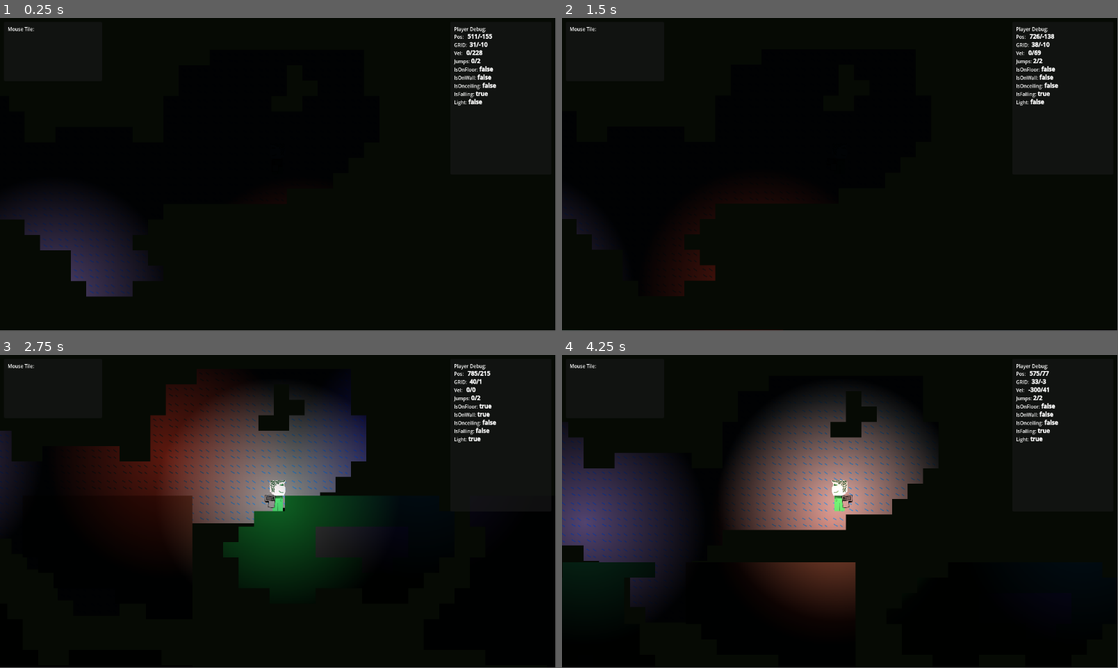
Above: before the commit, frames 1-4 (two rows, left to right).
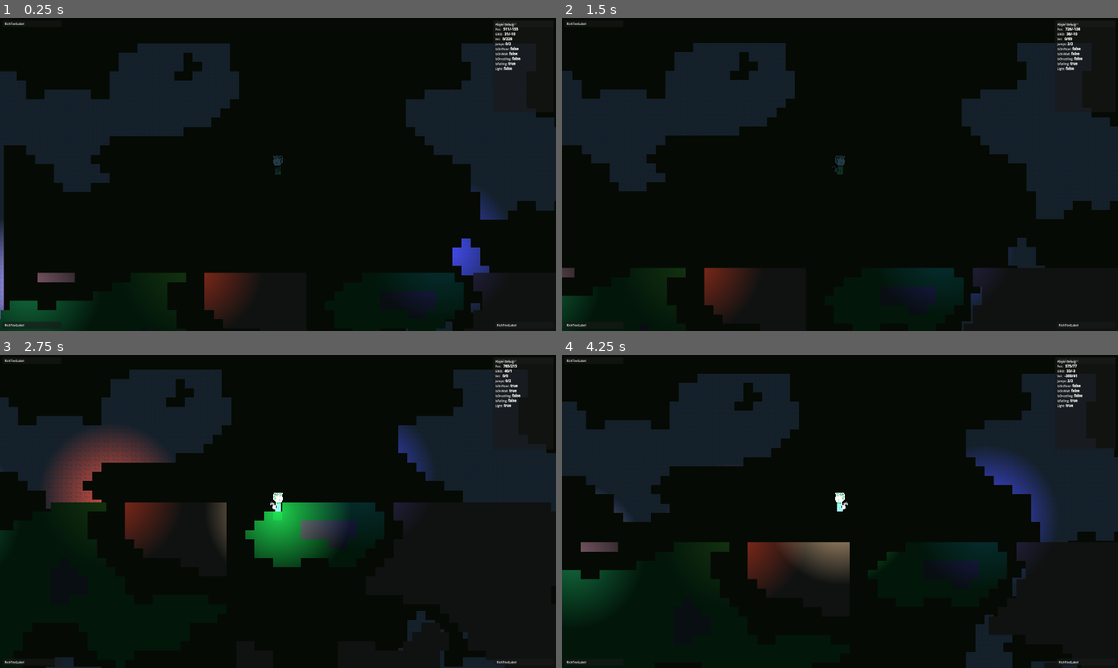
Above: after the commit, the same moments.

Repository: revooms/galant
Game: Godot game, scene res://scenes/main.tscn
Two runs of this game, one before a commit and one after it. Both use one fixed random seed, a clock stepped at 60 frames per second and the inputs below.
Inputs (mouse positions are in pixels of both pictures, inside the frame that each line leads up to):
- Up to frame 1 (0.25 s): no input
- Up to frame 2 (1.5 s): tap Enter (ui_accept) at 0.5 s; move the mouse to (962, 158) at 0.52 s; hold D (right) 0.53-1.25 s; hold Right mouse button (secondary_action) 0.53-1.25 s; tap Ctrl (crouch) at 0.6 s; click (962, 158) at 0.67 s; tap Space (jump) at 0.77, 1.07 s; drag from (728, 190) to (812, 237) at 1.27 s
- Up to frame 3 (2.75 s): move the mouse to (333, 442) at 2.02 s; hold D (right) from 2.03 s (still down); tap Shift (sprint) at 2.1 s; click (333, 442) at 2.17 s; tap L (toggle_light) at 2.3 s
- Up to frame 4 (4.25 s): release D (right) at 2.75 s; tap Enter (ui_accept) at 2.75, 3.5 s; drag from (812, 574) to (673, 464) at 2.77 s; move the mouse to (1006, 558) at 3.52 s; hold A (left) from 3.53 s (still down); tap Space (jump) at 3.6, 3.77, 4.07 s; click (1006, 558) at 3.67 s; tap Ctrl (crouch) at 3.8 s
In our replay, the window is 799x449 before the commit and 800x450 after it. These sizes can differ from the game's own. Grey fills any space a smaller window leaves; there, only what the larger window draws over its background counts as a difference.

The runs differ from the first frame. In frame 1, 24% of the frame differs, in the area x 0-100%, y 1-100%; in frame 2, 20%; in frame 3, 31%; in frame 4, 35%.

Commit message:
Add AudioManager

Diff:
--- a/prefabs/flicker_light/flicker_light.gd
+++ b/prefabs/flicker_light/flicker_light.gd
@@ -2,26 +2,44 @@
 extends Node
 
 @export var color: Color = Color.WHITE_SMOKE
+# @export var use_shadow: bool = false
+@export var texture_scale: float = 1.0
+@export_range(0.25, 3.0) var intensity: float = 0.7
+
+@export_group("Flicker")
 @export var frequency: float = 1.5
-@export var use_shadow: bool = false
-@export_range(0.5, 4.0) var intensity: float = 2.0
+@export var curve: Curve
 
-func _set_shadow(state: bool) -> void:
-	use_shadow = state
-	self.get_child(0).shadow_enabled = use_shadow
+# func _set_shadow(state: bool) -> void:
+# 	use_shadow = state
+# 	self.get_child(0).shadow_enabled = use_shadow
 
 func _set_color(newcolor: Color):
 	color = newcolor
 	self.get_child(0).color = color
+	self.get_child(1).color = color
 
 func _set_intensity(newintensity: float) -> void:
 	intensity = newintensity
 	self.get_child(0).energy = intensity
+	# self.get_child(1).energy = intensity
+
+func _set_scale(newscale: float) -> void:
+	texture_scale = newscale
+	self.get_child(0).texture_scale = texture_scale
+	self.get_child(1).texture_scale = texture_scale
 
 func _ready() -> void:
 	_set_color(color)
-	_set_shadow(use_shadow)
+	# _set_shadow(use_shadow)
 
+func enable() -> void:
+	for ch in get_children():
+		ch.enabled = true
+
+func disable() -> void:
+	for ch in get_children():
+		ch.enabled = false
 
 func _process(_delta):
 	# wird nur im Editor ausgeführt, wenn sich etwas ändert
@@ -29,17 +47,22 @@
 		_check_for_changes()
 
 var __last_color := color
-var __last_shadow := use_shadow
+# var __last_shadow := use_shadow
 var __last_intensity: float = intensity
+var __last_scale: float = texture_scale
 
 func _check_for_changes():
+	if texture_scale != __last_scale:
+		__last_scale = texture_scale
+		_set_scale(__last_scale)
+
 	if intensity != __last_intensity:
 		__last_intensity = intensity
 		_set_intensity(__last_intensity)
 
-	if use_shadow != __last_shadow:
-		__last_shadow = use_shadow
-		_set_shadow(__last_shadow)
+	# if use_shadow != __last_shadow:
+	# 	__last_shadow = use_shadow
+	# 	_set_shadow(__last_shadow)
 
 	if color != __last_color:
 		__last_color = color
--- a/prefabs/flicker_light/flicker_light.tscn
+++ b/prefabs/flicker_light/flicker_light.tscn
@@ -1,11 +1,27 @@
-[gd_scene load_steps=3 format=3 uid="uid://dn6g7hngkyjj3"]
+[gd_scene load_steps=4 format=3 uid="uid://dn6g7hngkyjj3"]
 
 [ext_resource type="Script" uid="uid://bnmjogoptgsj0" path="res://prefabs/flicker_light/flicker_light.gd" id="1_ncwxn"]
 [ext_resource type="Texture2D" uid="uid://2dl5ar0et6xa" path="res://assets/textures/lights/2d_lights_and_shadows_neutral_point_light.webp" id="1_xkp44"]
 
+[sub_resource type="Curve" id="Curve_ncwxn"]
+_data = [Vector2(0.00566573, 0.958244), 0.0, 0.0, 0, 0, Vector2(0.886686, 0.0807351), 0.0, 0.0, 0, 0]
+point_count = 2
+
 [node name="FlickerLight" type="Node2D"]
 script = ExtResource("1_ncwxn")
+texture_scale = 2.0
+intensity = 2.0
+curve = SubResource("Curve_ncwxn")
 
 [node name="PointLight2D" type="PointLight2D" parent="."]
+color = Color(0.960784, 0.960784, 0.960784, 1)
+energy = 2.0
 texture = ExtResource("1_xkp44")
 texture_scale = 2.0
+
+[node name="PointLight2D-Shadow" type="PointLight2D" parent="."]
+color = Color(0.960784, 0.960784, 0.960784, 1)
+energy = 0.2
+shadow_enabled = true
+texture = ExtResource("1_xkp44")
+texture_scale = 2.0
--- a/prefabs/player/player.gd
+++ b/prefabs/player/player.gd
@@ -12,7 +12,8 @@
 var number_of_jumps = 0
 var tilemap_layer_ground
 
-@onready var point_light_2d: PointLight2D = $PointLight2D
+@onready var light := $Light
+@onready var AudioManager = $"/root/Main/AudioManager"
 
 func _ready() -> void:
 	tilemap_layer_ground = get_tree().get_first_node_in_group("tilemaplayers")
@@ -21,9 +22,11 @@
 func setLight(state: bool) -> void:
 	is_light_on = state
 	if is_light_on == true:
-		point_light_2d.enabled = true
+		AudioManager.play_sound('player_flashlight', "res://assets/audio/fx/flashlight_on.ogg")
+		light.enable()
 	else:
-		point_light_2d.enabled = false
+		AudioManager.play_sound('player_flashlight', "res://assets/audio/fx/flashlight_off.ogg")
+		light.disable()
 
 func toggleLight() -> void:
 	setLight(!is_light_on)
@@ -56,12 +59,12 @@
 	if Input.is_action_pressed("secondary_action"):
 		%PlayerBody.get_child(0).get_node("GPUParticles2D").emitting = true
 		# %PlayerBody.get_child(0).get_node("AudioStreamPlayer2D").emitting = true
-		%PlayerBody.get_child(0).get_node("PointLight2D").enabled = true
+		%PlayerBody.get_child(0).get_node("Light").enable()
 		velocity.y = lerpf(velocity.y, JETPACK_VELOCITY, delta * 0.001 + 0.2)
 	else:
 		%PlayerBody.get_child(0).get_node("GPUParticles2D").emitting = false
 		# %PlayerBody.get_child(0).get_node("AudioStreamPlayer2D").emitting = false
-		%PlayerBody.get_child(0).get_node("PointLight2D").enabled = false
+		%PlayerBody.get_child(0).get_node("Light").disable()
 
 	# Handle light
 	if Input.is_action_just_pressed("toggle_light"):
--- a/prefabs/player/player.tscn
+++ b/prefabs/player/player.tscn
@@ -1,9 +1,9 @@
 [gd_scene load_steps=12 format=3 uid="uid://sc101os57jc1"]
 
 [ext_resource type="Script" uid="uid://ddxoknrqnjpen" path="res://prefabs/player/player.gd" id="1_8afob"]
+[ext_resource type="PackedScene" uid="uid://dn6g7hngkyjj3" path="res://prefabs/flicker_light/flicker_light.tscn" id="3_ev8v4"]
 [ext_resource type="PackedScene" uid="uid://bnaro682gdav1" path="res://prefabs/camera2d/camera_rig.tscn" id="3_gmlin"]
 [ext_resource type="Texture2D" uid="uid://bc0cqpg1d4mme" path="res://prefabs/player/player_parts.png" id="4_binfn"]
-[ext_resource type="Texture2D" uid="uid://2dl5ar0et6xa" path="res://assets/textures/lights/2d_lights_and_shadows_neutral_point_light.webp" id="4_lvxji"]
 [ext_resource type="Texture2D" uid="uid://dmrbmmrpricsx" path="res://prefabs/player/smoke.png" id="5_klv5p"]
 [ext_resource type="Material" uid="uid://w14fo5csuhi4" path="res://prefabs/player/smoke_particles.tres" id="6_iylwk"]
 [ext_resource type="Texture2D" uid="uid://duw7b72ogcoxp" path="res://assets/textures/lights/flashlight.png" id="7_ev8v4"]
@@ -34,10 +34,7 @@
 
 [node name="CameraRig" parent="." instance=ExtResource("3_gmlin")]
 
-[node name="PointLight2D" type="PointLight2D" parent="."]
-position = Vector2(0, -24)
-texture = ExtResource("4_lvxji")
-texture_scale = 2.0
+[node name="Light" parent="." instance=ExtResource("3_ev8v4")]
 
 [node name="PlayerHead" type="Sprite2D" parent="."]
 unique_name_in_owner = true
@@ -69,11 +66,10 @@
 
 [node name="AudioStreamPlayer2D" type="AudioStreamPlayer2D" parent="PlayerBody/Jetpack"]
 
-[node name="PointLight2D" type="PointLight2D" parent="PlayerBody/Jetpack"]
-position = Vector2(28, 40)
-color = Color(0.608243, 0.301945, 0.174904, 1)
-energy = 2.0
-texture = ExtResource("4_lvxji")
+[node name="Light" parent="PlayerBody/Jetpack" instance=ExtResource("3_ev8v4")]
+position = Vector2(4, 64)
+scale = Vector2(4, 4)
+color = Color(0.584935, 0.321228, 0.179698, 1)
 
 [node name="FlashLight" type="PointLight2D" parent="PlayerBody"]
 visible = false
--- a/project.godot
+++ b/project.godot
@@ -19,6 +19,13 @@
 
 BrombeerGame="*res://addons/brombeer.Galant/autoload/game.gd"
 BrombeerEventHub="*res://addons/brombeer.Galant/autoload/eventhub.gd"
+BrombeerDebuggler="*res://addons/brombeer.Galant/autoload/debuggler.gd"
+
+[display]
+
+window/size/viewport_width=1920
+window/size/viewport_height=1080
+window/stretch/mode="viewport"
 
 [editor_plugins]
 
@@ -79,6 +86,7 @@
 toggle_light={
 "deadzone": 0.2,
 "events": [Object(InputEventKey,"resource_local_to_scene":false,"resource_name":"","device":-1,"window_id":0,"alt_press …(192 unchanged characters)…
+, Object(InputEventKey,"resource_local_to_scene":false,"resource_name":"","device":-1,"window_id":0,"alt_pressed":false,"shift_pressed":false,"ctrl_pressed":false,"meta_pressed":false,"pressed":false,"keycode":0,"physical_keycode":70,"key_label":0,"unicode":102,"location":0,"echo":false,"script":null)
 ]
 }
 
--- /dev/null
+++ b/scenes/audio_manager.gd
@@ -0,0 +1,50 @@
+extends Node
+
+# Singleton-Instanz
+@export var sound_categories: Dictionary = {}  # {"ui": ["res://sounds/ui_click.wav", ...], "environment": [...]}
+@export var category_volumes: Dictionary = {}  # {"ui": 0.5, "environment": 0.2}
+
+# AudioStreamPlayer
+var sound_player: AudioStreamPlayer = null
+
+func _ready():
+	sound_player = get_node("AudioStreamPlayer")
+	sound_player.volume_db = 0.0  # Initialisierung
+	sound_player.autoplay = false
+
+	# Beispiel: Kategorien und Volumes füllen
+	sound_categories["player_flashlight"] = ["res://assets/audio/fx/flashlight_on.ogg", "res://assets/audio/fx/flashlight_off.ogg"]
+	category_volumes["player_flashlight"] = 0.5
+	# sound_categories["environment"] = ["res://sounds/environment_wind.wav", "res://sounds/environment_rain.wav"]
+	# category_volumes["environment"] = 0.2
+
+func play_sound(category: String, sound_name: String):
+	if not is_instance_valid(sound_player):
+		return
+
+	# Überprüfe, ob die Kategorie und der Sound existieren
+	if not sound_categories.has(category) or not sound_categories[category].has(sound_name):
+		print("Sound nicht gefunden in Kategorie:", category)
+		return
+
+	# Lade den Sound
+	var sound = load(sound_name)
+	if sound is AudioStream:
+		sound_player.stream = sound
+		sound_player.volume_db = category_volumes.get(category, 0.0)  # Setze Volume
+		sound_player.play()
+	else:
+		print("Sound nicht gefunden:", sound_name)
+
+func play_random_sound(category: String):
+	if not is_instance_valid(sound_player) or not sound_categories.has(category):
+		return
+
+	var sounds = sound_categories[category]
+	if sounds.size() == 0:
+		print("Keine Sounds in Kategorie:", category)
+		return
+
+	var random_index = randi() % sounds.size()
+	var random_sound = sounds[random_index]
+	play_sound(category, random_sound)
--- a/scenes/main.gd
+++ b/scenes/main.gd
@@ -7,6 +7,7 @@
 var mouse_debug_label
 
 @export var world_scene: PackedScene
+
 @onready var black_fade_screen: ColorRect = $UI/BlackFadeScreen
 
 # Called when the node enters the scene tree for the first time.
@@ -16,20 +17,11 @@
 		get_tree().quit() # Beendet das Spiel
 
 	load_scene_async(world_scene.resource_path)
-	tilemap_layer_ground = get_tree().get_first_node_in_group("tilemaplayers")
-	mouse_debug_label = %MouseDebugLabel
 	fadeIn()
 	# await get_tree().create_timer(5).timeout
 	# fadeOut()
 	# loadScene()
 	pass
-
-func _process(_delta) -> void:
-	# Handle mouse cursor
-	if Engine.is_editor_hint():
-		return # nicht im Editor ausführen
-
-	debugMouseTile()
 
 func load_scene_async(path: String) -> void:
 	var _loader := ResourceLoader.load_threaded_request(path)
@@ -42,25 +34,6 @@
 		inst.position = world.position
 		world.add_child(inst)
 		print("Scene loaded: %s" % path)
-
-func getMouseOverTile() -> Vector2i:
-	var world_pos = get_global_mouse_position()
-	var tile_coords: Vector2i
-	if tilemap_layer_ground:
-		var local_pos = tilemap_layer_ground.to_local(world_pos)
-		tile_coords = tilemap_layer_ground.local_to_map(local_pos)
-
-	return tile_coords
-
-func debugMouseTile() -> void:
-	var mt = getMouseOverTile()
-	var msg := "Mouse Tile:"
-	if tilemap_layer_ground:
-		var tile = tilemap_layer_ground.get_cell_tile_data(mt)
-		if tile:
-			msg += "\nMouseTile: [b]%d/%d[/b]" % [mt.x, mt.y]
-			msg += "\nTileData:  [b]%s[/b]" % [str(tile)]
-		mouse_debug_label.text = msg
 
 func fadeIn() -> void:
 	# Von Alpha 1.0 → 0.0 (sichtbar → unsichtbar)
@@ -76,3 +49,33 @@
 	for i in range(0, fade_steps + 1):
 		black_fade_screen.color.a = i / fade_steps
 		await get_tree().create_timer(fade_timer).timeout
+
+func showMovementHelp() -> void:
+	var _msg = "Help: "
+	var mapname
+	var key_string
+
+	var movements: Array
+	for mode in ["up", "down", "left", "right"]:
+		key_string = Game.getInputEventKey(mode)
+		movements.append(key_string)
+
+	_msg += "Move: %s" % [",".join(movements)]
+
+	mapname = "toggle_light"
+	key_string = Game.getInputEventKey(mapname)
+	_msg += "%s: %s" % [mapname, key_string]
+
+	mapname = "jump"
+	key_string = Game.getInputEventKey(mapname)
+	_msg += "%s: %s" % [mapname, key_string]
+
+	mapname = "crouch"
+	key_string = Game.getInputEventKey(mapname)
+	_msg += "%s: %s" % [mapname, key_string]
+
+	mapname = "sprint"
+	key_string = Game.getInputEventKey(mapname)
+	_msg += "%s: %s" % [mapname, key_string]
+
+	pass
--- a/scenes/main.tscn
+++ b/scenes/main.tscn
@@ -1,8 +1,9 @@
-[gd_scene load_steps=7 format=3 uid="uid://wbgecavwkgks"]
+[gd_scene load_steps=8 format=3 uid="uid://wbgecavwkgks"]
 
 [ext_resource type="Script" uid="uid://c1nrekjj2h3gt" path="res://scenes/main.gd" id="1_o5qli"]
 [ext_resource type="PackedScene" uid="uid://cc4gjvu4yf2g2" path="res://world/playground.tscn" id="1_sugp2"]
 [ext_resource type="Script" uid="uid://bxwepqnh68ob2" path="res://scenes/ui.gd" id="3_sugp2"]
+[ext_resource type="Script" uid="uid://vrx01bqrp6q7" path="res://scenes/audio_manager.gd" id="4_jyhfs"]
 
 [sub_resource type="Gradient" id="Gradient_o5qli"]
 colors = PackedColorArray(0, 0, 0, 1, 0.345413, 0.290177, 0.462402, 1)
@@ -25,8 +26,9 @@
 
 [node name="World" type="Node2D" parent="."]
 
-[node name="UI" type="CanvasLayer" parent="."]
+[node name="UI" type="CanvasLayer" parent="." node_paths=PackedStringArray("panels")]
 script = ExtResource("3_sugp2")
+panels = [NodePath("DEBUGPANELS/PanelTopLeft"), NodePath("DEBUGPANELS/PanelTopRight"), NodePath("DEBUGPANELS/PanelBottomLeft"), NodePath("DEBUGPANELS/PanelBottomRight")]
 
 [node name="BlackFadeScreen" type="ColorRect" parent="UI"]
 visible = false
@@ -89,44 +91,199 @@
 horizontal_alignment = 1
 vertical_alignment = 1
 
-[node name="Control" type="Control" parent="UI"]
-custom_minimum_size = Vector2(220, 0)
+[node name="DEBUGPANELS" type="Control" parent="UI"]
+layout_mode = 3
+anchors_preset = 0
+offset_right = 40.0
+offset_bottom = 40.0
+
+[node name="PanelTopLeft" type="Control" parent="UI/DEBUGPANELS"]
+custom_minimum_size = Vector2(220, 39)
 layout_mode = 3
 anchors_preset = 0
 offset_right = 220.0
-offset_bottom = 139.0
-
-[node name="MarginContainer" type="MarginContainer" parent="UI/Control"]
-layout_mode = 1
-anchors_preset = 15
-anchor_right = 1.0
-anchor_bottom = 1.0
-grow_horizontal = 2
-grow_vertical = 2
-theme_override_constants/margin_left = 8
-theme_override_constants/margin_top = 8
-theme_override_constants/margin_right = 8
-theme_override_constants/margin_bottom = 8
-
-[node name="Panel" type="Panel" parent="UI/Control/MarginContainer"]
-layout_mode = 2
-
-[node name="MarginContainer" type="MarginContainer" parent="UI/Control/MarginContainer/Panel"]
-layout_mode = 1
-anchors_preset = 15
-anchor_right = 1.0
-anchor_bottom = 1.0
-grow_horizontal = 2
-grow_vertical = 2
-theme_override_constants/margin_left = 8
-theme_override_constants/margin_top = 8
-theme_override_constants/margin_right = 8
-theme_override_constants/margin_bottom = 8
-
-[node name="MouseDebugLabel" type="RichTextLabel" parent="UI/Control/MarginContainer/Panel/MarginContainer"]
-unique_name_in_owner = true
-layout_mode = 2
-theme_override_font_sizes/normal_font_size = 10
-theme_override_font_sizes/bold_font_size = 12
-bbcode_enabled = true
-text = "[b]Mouse Tile[/b]"
+offset_bottom = 39.0
+
+[node name="MarginContainer" type="MarginContainer" parent="UI/DEBUGPANELS/PanelTopLeft"]
+layout_mode = 1
+anchors_preset = 15
+anchor_right = 1.0
+anchor_bottom = 1.0
+grow_horizontal = 2
+grow_vertical = 2
+theme_override_constants/margin_left = 8
+theme_override_constants/margin_top = 8
+theme_override_constants/margin_right = 8
+theme_override_constants/margin_bottom = 8
+
+[node name="Panel" type="Panel" parent="UI/DEBUGPANELS/PanelTopLeft/MarginContainer"]
+layout_mode = 2
+
+[node name="MarginContainer" type="MarginContainer" parent="UI/DEBUGPANELS/PanelTopLeft/MarginContainer/Panel"]
+layout_mode = 1
+anchors_preset = 15
+anchor_right = 1.0
+anchor_bottom = 1.0
+grow_horizontal = 2
+grow_vertical = 2
+theme_override_constants/margin_left = 8
+theme_override_constants/margin_top = 8
+theme_override_constants/margin_right = 8
+theme_override_constants/margin_bottom = 8
+
+[node name="RichTextLabel" type="RichTextLabel" parent="UI/DEBUGPANELS/PanelTopLeft/MarginContainer/Panel/MarginContainer"]
+layout_mode = 2
+theme_override_font_sizes/normal_font_size = 10
+theme_override_font_sizes/bold_font_size = 12
+bbcode_enabled = true
+text = "RichTextLabel"
+fit_content = true
+
+[node name="PanelTopRight" type="Control" parent="UI/DEBUGPANELS"]
+custom_minimum_size = Vector2(220, 0)
+layout_mode = 1
+anchors_preset = 1
+anchor_left = 1.0
+anchor_right = 1.0
+offset_left = 1660.0
+offset_right = 1880.0
+offset_bottom = 40.0
+grow_horizontal = 0
+
+[node name="MarginContainer" type="MarginContainer" parent="UI/DEBUGPANELS/PanelTopRight"]
+layout_mode = 1
+anchors_preset = 15
+anchor_right = 1.0
+anchor_bottom = 1.0
+grow_horizontal = 2
+grow_vertical = 2
+theme_override_constants/margin_left = 8
+theme_override_constants/margin_top = 8
+theme_override_constants/margin_right = 8
+theme_override_constants/margin_bottom = 8
+
+[node name="Panel" type="Panel" parent="UI/DEBUGPANELS/PanelTopRight/MarginContainer"]
+layout_mode = 2
+
+[node name="MarginContainer" type="MarginContainer" parent="UI/DEBUGPANELS/PanelTopRight/MarginContainer/Panel"]
+layout_mode = 1
+anchors_preset = 15
+anchor_right = 1.0
+anchor_bottom = 1.0
+grow_horizontal = 2
+grow_vertical = 2
+theme_override_constants/margin_left = 8
+theme_override_constants/margin_top = 8
+theme_override_constants/margin_right = 8
+theme_override_constants/margin_bottom = 8
+
+[node name="RichTextLabel" type="RichTextLabel" parent="UI/DEBUGPANELS/PanelTopRight/MarginContainer/Panel/MarginContainer"]
+layout_mode = 2
+theme_override_font_sizes/normal_font_size = 10
+theme_override_font_sizes/bold_font_size = 12
+bbcode_enabled = true
+text = "RichTextLabel"
+fit_content = true
+
+[node name="PanelBottomLeft" type="Control" parent="UI/DEBUGPANELS"]
+custom_minimum_size = Vector2(220, 0)
+layout_mode = 1
+anchors_preset = 2
+anchor_top = 1.0
+anchor_bottom = 1.0
+offset_top = 1000.0
+offset_right = 220.0
+offset_bottom = 1040.0
+grow_vertical = 0
+
+[node name="MarginContainer" type="MarginContainer" parent="UI/DEBUGPANELS/PanelBottomLeft"]
+layout_mode = 1
+anchors_preset = 15
+anchor_right = 1.0
+anchor_bottom = 1.0
+grow_horizontal = 2
+grow_vertical = 2
+theme_override_constants/margin_left = 8
+theme_override_constants/margin_top = 8
+theme_override_constants/margin_right = 8
+theme_override_constants/margin_bottom = 8
+
+[node name="Panel" type="Panel" parent="UI/DEBUGPANELS/PanelBottomLeft/MarginContainer"]
+layout_mode = 2
+
+[node name="MarginContainer" type="MarginContainer" parent="UI/DEBUGPANELS/PanelBottomLeft/MarginContainer/Panel"]
+layout_mode = 1
+anchors_preset = 15
+anchor_right = 1.0
+anchor_bottom = 1.0
+grow_horizontal = 2
+grow_vertical = 2
+theme_override_constants/margin_left = 8
+theme_override_constants/margin_top = 8
+theme_override_constants/margin_right = 8
+theme_override_constants/margin_bottom = 8
+
+[node name="RichTextLabel" type="RichTextLabel" parent="UI/DEBUGPANELS/PanelBottomLeft/MarginContainer/Panel/MarginContainer"]
+layout_mode = 2
+theme_override_font_sizes/normal_font_size = 10
+theme_override_font_sizes/bold_font_size = 12
+bbcode_enabled = true
+text = "RichTextLabel"
+fit_content = true
+
+[node name="PanelBottomRight" type="Control" parent="UI/DEBUGPANELS"]
+custom_minimum_size = Vector2(220, 0)
+layout_mode = 1
+anchors_preset = 3
+anchor_left = 1.0
+anchor_top = 1.0
+anchor_right = 1.0
+anchor_bottom = 1.0
+offset_left = 1660.0
+offset_top = 1000.0
+offset_right = 1880.0
+offset_bottom = 1040.0
+grow_horizontal = 0
+grow_vertical = 0
+size_flags_horizontal = 3
+size_flags_vertical = 3
+
+[node name="MarginContainer" type="MarginContainer" parent="UI/DEBUGPANELS/PanelBottomRight"]
+layout_mode = 1
+anchors_preset = 15
+anchor_right = 1.0
+anchor_bottom = 1.0
+grow_horizontal = 2
+grow_vertical = 2
+theme_override_constants/margin_left = 8
+theme_override_constants/margin_top = 8
+theme_override_constants/margin_right = 8
+theme_override_constants/margin_bottom = 8
+
+[node name="Panel" type="Panel" parent="UI/DEBUGPANELS/PanelBottomRight/MarginContainer"]
+layout_mode = 2
+
+[node name="MarginContainer" type="MarginContainer" parent="UI/DEBUGPANELS/PanelBottomRight/MarginContainer/Panel"]
+layout_mode = 1
+anchors_preset = 15
+anchor_right = 1.0
+anchor_bottom = 1.0
+grow_horizontal = 2
+grow_vertical = 2
+theme_override_constants/margin_left = 8
+theme_override_constants/margin_top = 8
+theme_override_constants/margin_right = 8
+theme_override_constants/margin_bottom = 8
+
+[node name="RichTextLabel" type="RichTextLabel" parent="UI/DEBUGPANELS/PanelBottomRight/MarginContainer/Panel/MarginContainer"]
+layout_mode = 2
+theme_override_font_sizes/normal_font_size = 10
+theme_override_font_sizes/bold_font_size = 12
+bbcode_enabled = true
+text = "RichTextLabel"
+fit_content = true
+
+[node name="AudioManager" type="Node2D" parent="."]
+script = ExtResource("4_jyhfs")
+
+[node name="AudioStreamPlayer" type="AudioStreamPlayer" parent="AudioManager"]
--- a/scenes/ui.gd
+++ b/scenes/ui.gd
@@ -1,4 +1,14 @@
 extends CanvasLayer
+
+enum Panels {
+	TOPLEFT = 0,
+	TOPRIGHT = 1,
+	BOTTOMLEFT = 2,
+	BOTTOMRIGHT = 3
+}
+
+@export var panels: Array[Control]
+@export var contents: Array
 
 # Called when the node enters the scene tree for the first time.
 func _ready() -> void:
@@ -9,3 +19,7 @@
 	# Handle mouse cursor
 	if Engine.is_editor_hint():
 		return # nicht im Editor ausführen
+
+func output(_panel: Panels, msg: String) -> void:
+	contents[_panel].append(msg)
+	pass
--- a/world/playground.gd
+++ b/world/playground.gd
@@ -1,13 +1,65 @@
 extends Node2D
 
 @onready var canvas_modulate: CanvasModulate = $CanvasModulate
+@onready var tile_highlighter: Sprite2D = $TileHighlighter
+
+var tilemap
+var mouse_debug_label
+const LAYER := 0
 
 # Called when the node enters the scene tree for the first time.
 func _ready() -> void:
 	canvas_modulate.visible = true
-	pass # Replace with function body.
-
+	tilemap = get_tree().get_first_node_in_group("tilemaplayers")
+	var tree = get_tree()
+	mouse_debug_label = tree.get("UI/DEBUGPANELS/PanelTopLeft/MarginContainer/Panel/MarginContainer/RichTextLabel")
+	print(tree)
 
 # Called every frame. 'delta' is the elapsed time since the previous frame.
-func _process(_delta: float) -> void:
-	pass
+func _process(_delta) -> void:
+	# Handle mouse cursor
+	if Engine.is_editor_hint():
+		return # nicht im Editor ausführen
+
+	# debugMouseTile()
+
+func getMouseOverTile() -> Vector2i:
+	var mouse_pos = get_viewport().get_mouse_position()
+	var camera = get_viewport().get_camera_2d()
+	if camera == null:
+		tile_highlighter.visible = false
+		return Vector2i.ZERO
+
+	# Mausposition im Welt-Koordinatenraum:
+	var mouse_world = camera.get_global_transform().affine_inverse() * mouse_pos
+
+	# Mausposition lokal zum TileMapLayer:
+	var local_pos = tilemap.to_local(mouse_world)
+	var tile_coords = tilemap.local_to_map(local_pos)
+
+	# Tile prüfen:
+	var tile_data = tilemap.get_cell_tile_data(tile_coords)
+	if tile_data != null:
+		var cell_pos = tilemap.map_to_local(tile_coords)
+		tile_highlighter.global_position = tilemap.to_global(cell_pos + tilemap.cell_size / 2)
+		tile_highlighter.visible = true
+	else:
+		tile_highlighter.visible = false
+
+	highlightTile(tile_coords)
+
+	return tile_coords
+
+func debugMouseTile() -> void:
+	var mt = getMouseOverTile()
+	var msg := "Mouse Tile:"
+	if tilemap:
+		var tile = tilemap.get_cell_tile_data(mt)
+		if tile:
+			msg += "\nMouseTile: [b]%d/%d[/b]" % [mt.x, mt.y]
+			msg += "\nTileData:  [b]%s[/b]" % [str(tile)]
+		mouse_debug_label.text = msg
+
+func highlightTile(coords: Vector2i) -> void:
+	tile_highlighter.position = coords
+	tile_highlighter.visible = true
--- a/world/playground.tscn
+++ b/world/playground.tscn
@@ -26,7 +26,11 @@
 height = 0.36
 
 [node name="CanvasModulate" type="CanvasModulate" parent="."]
-color = Color(0.00536514, 0.0120862, 0.0198547, 1)
+color = Color(0.14367, 0.221992, 0.284759, 1)
+
+[node name="TileHighlighter" type="Sprite2D" parent="."]
+visible = false
+texture = ExtResource("12_8iaro")
 
 [node name="ParallaxTileMapLayersTest" type="Node2D" parent="."]
 
@@ -92,21 +96,22 @@
 [node name="LightTests" type="Node2D" parent="."]
 
 [node name="FlickerLight" parent="LightTests" instance=ExtResource("10_7p7sx")]
-position = Vector2(558, -83)
+position = Vector2(160, 48)
 color = Color(0.554409, 0.449175, 0.73969, 1)
 intensity = 3.342
+frequency = 0.0
 
 [node name="FlickerLight2" parent="LightTests" instance=ExtResource("10_7p7sx")]
-position = Vector2(1070, -83)
+position = Vector2(721, -22)
 color = Color(0.633068, 0.156352, 0.0781368, 1)
+frequency = 0.5
 
 [node name="FlickerLight3" parent="LightTests" instance=ExtResource("10_7p7sx")]
 position = Vector2(1590, -83)
 color = Color(0.168472, 0.147809, 0.667623, 1)
+frequency = 0.0
 
 [node name="FlickerLight4" parent="LightTests" instance=ExtResource("10_7p7sx")]
-position = Vector2(2329, -52)
+position = Vector2(8060, -52)
 intensity = 1.946
-
-[node name="Sprite2D" type="Sprite2D" parent="."]
-texture = ExtResource("12_8iaro")
+frequency = 0.0
Not shown, added: assets/audio/fx/flashlight_off.ogg.import
Not shown, added: assets/audio/fx/flashlight_on.ogg.import
Not shown, added: scenes/audio_manager.gd.uid
Not shown, added: assets/audio/fx/flashlight_off.ogg
Not shown, added: assets/audio/fx/flashlight_on.ogg
